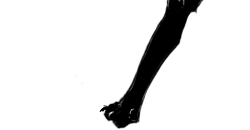
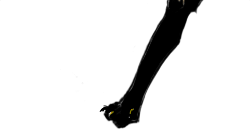
The second (250, 130) image is a revision of the first. Changes to its layers:
renamed "Calque 6" to "Calque 7", painted on it over left=109, top=108, right=134, bottom=116
